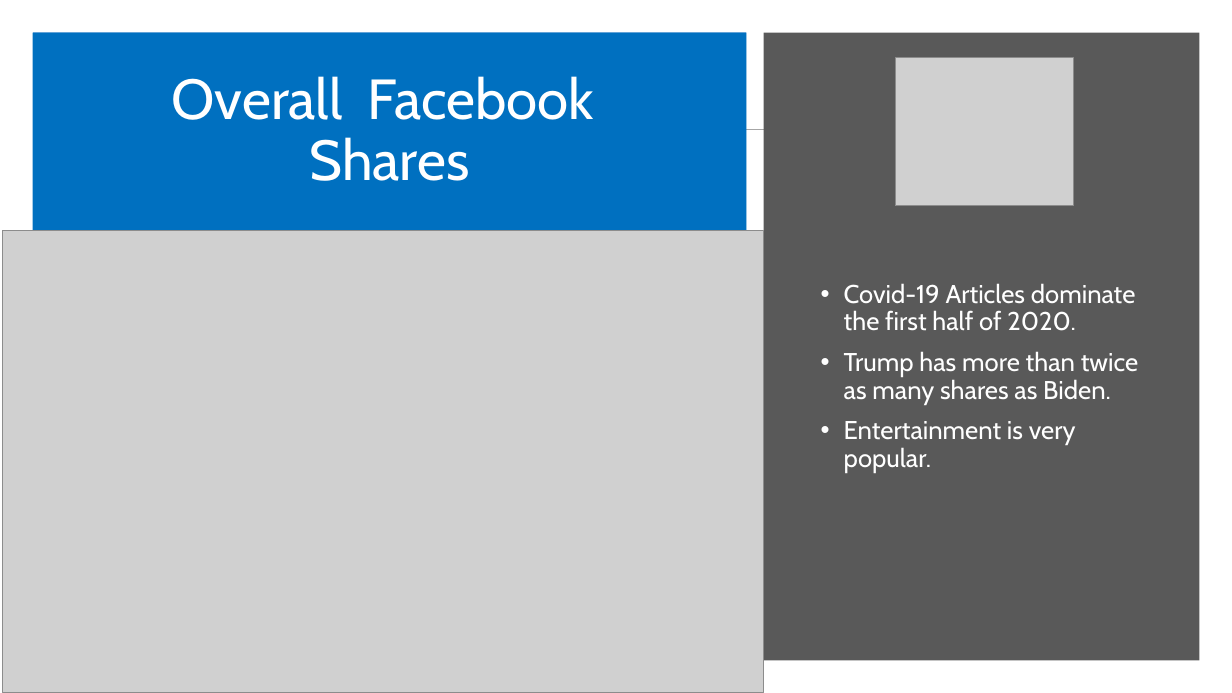
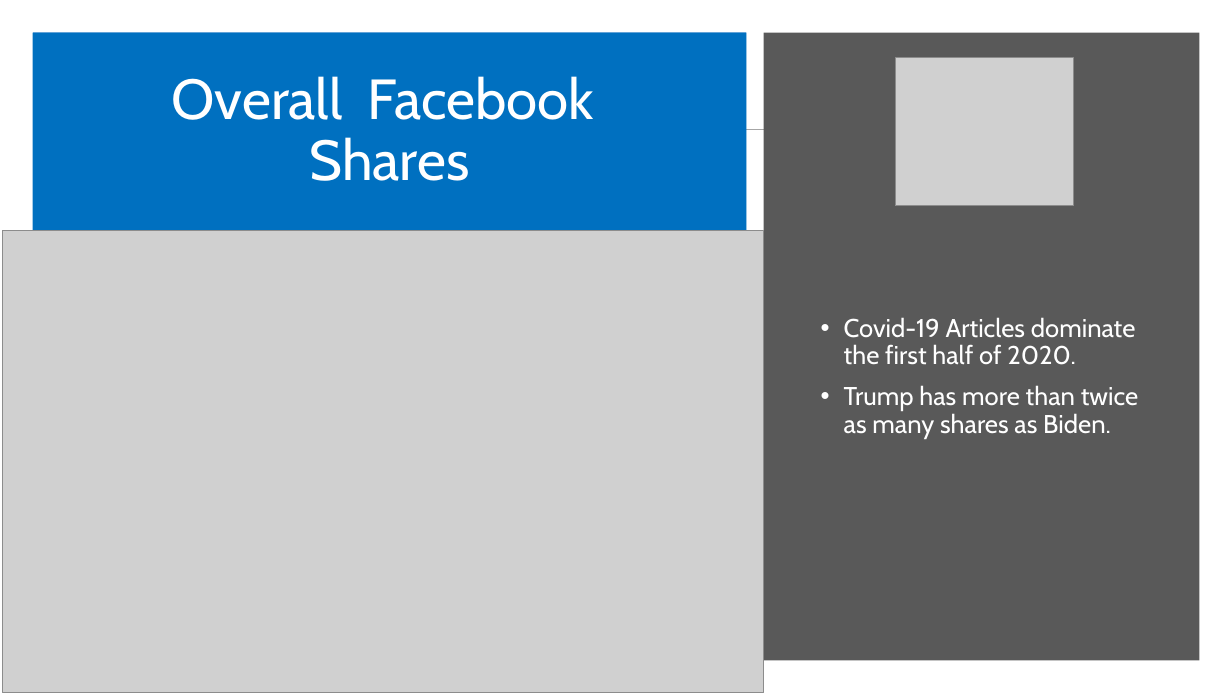
Before and after one commit to jakehtaylor/Classifying-Clickbait-Headlines, a slide deck: slide 6 of Group 9 - Facebook News Article Analysis.pptx (slide 5 before the commit). Drawn at 1232x693 pixels with LibreOffice and Linux fonts; fonts in the diff are those of the drawing; grey boxes stand for pictures. Boxes give left, top, right and bottom in pixels: in the first picture for what was removed or moved away, otherwise in the second. Text is boxed around its words. In the diff, an @@ line names an element or a change of style, - is before the commit and + after.

```diff
--- a/Group 9 - Facebook News Article Analysis.pptx
+++ b/Group 9 - Facebook News Article Analysis.pptx
@@ text at <box>844,421,1076,473</box>: paragraph removed @@
-• Entertainment is very popular.
```
Also in this commit, not shown: 6 other slides changed, 2 slides added, 1 slide removed, 19 other files.
